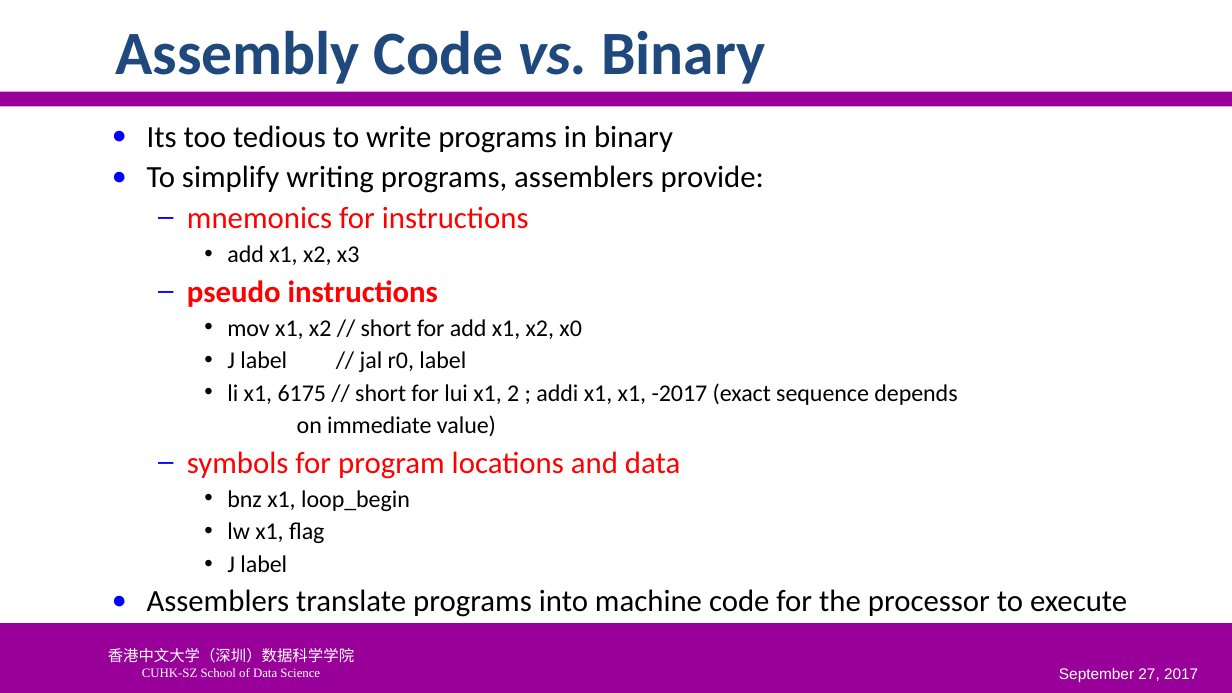
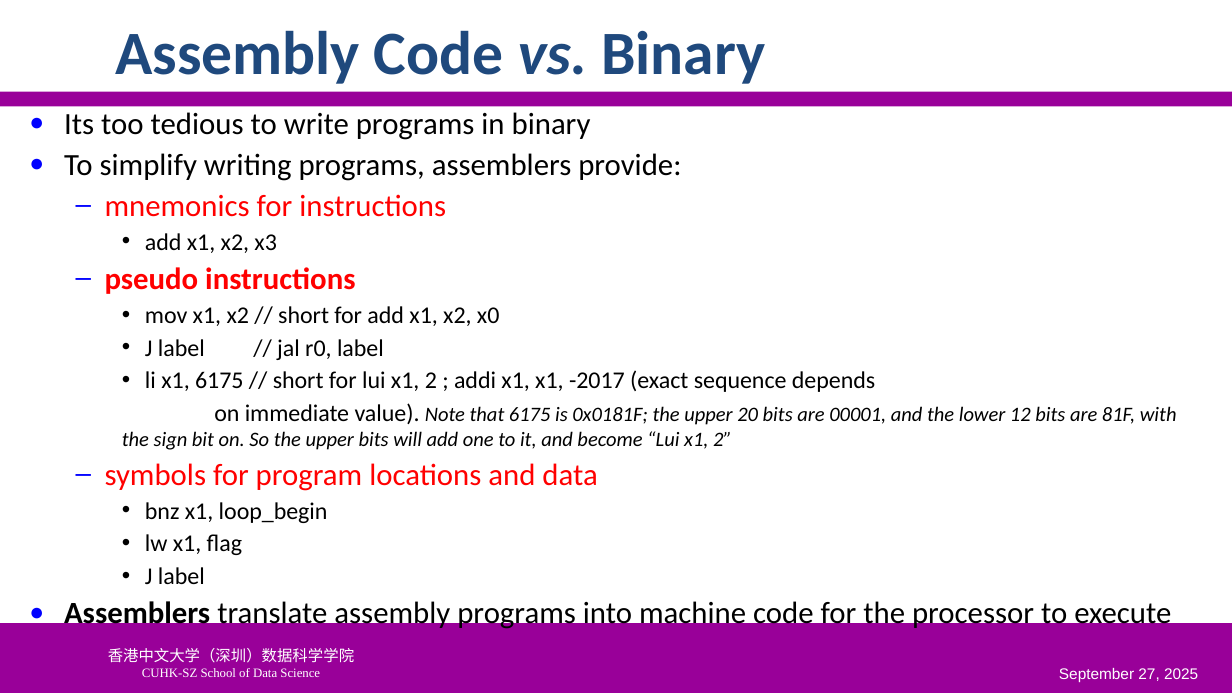
Before and after one commit to SUNCHAOYI923/CMU_CSAPP, a slide deck: slide 67 of slide/CA3060-3-ISA(2).pptx (slide 59 before the commit). Drawn at 1232x693 pixels with LibreOffice and Linux fonts; fonts in the diff are those of the drawing; background and template pictures are left out. Boxes give left, top, right and bottom in pixels: in the first picture for what was removed or moved away, otherwise in the second. Text is boxed around its words. In the diff, an @@ line names an element or a change of style, - is before the commit and + after.

```diff
--- a/slide/CA3060-3-ISA(2).pptx
+++ b/slide/CA3060-3-ISA(2).pptx
@@ text "Its too tedious to write ...": place and size @@
-text "Its too tedious to write ..." at (147, 125, 1127, 617)
+text "Its too tedious to write ..." at (64, 112, 1177, 632)
@@ text at (122, 403, 1177, 450): text changed; size 18.7 to 16 pt; italic on @@
-    on immediate value)
+    on immediate value). Note that 6175 is 0x0181F; the upper 20 bits are 00001, and the lower 12 bits are 81F, with the sign bit on. So the upper bits will add one to it, and become “Lui x1, 2”
@@ text at (64, 598, 1171, 632): text changed @@
-● Assemblers translate programs into machine code for the processor to execute
+● Assemblers translate assembly programs into machine code for the processor to execute
@@ text at (1059, 668, 1198, 682): text changed @@
-September 27, 2017
+September 27, 2025
```
Also in this commit, not shown: 8 other slides changed, 8 slides added, 3 other files.
